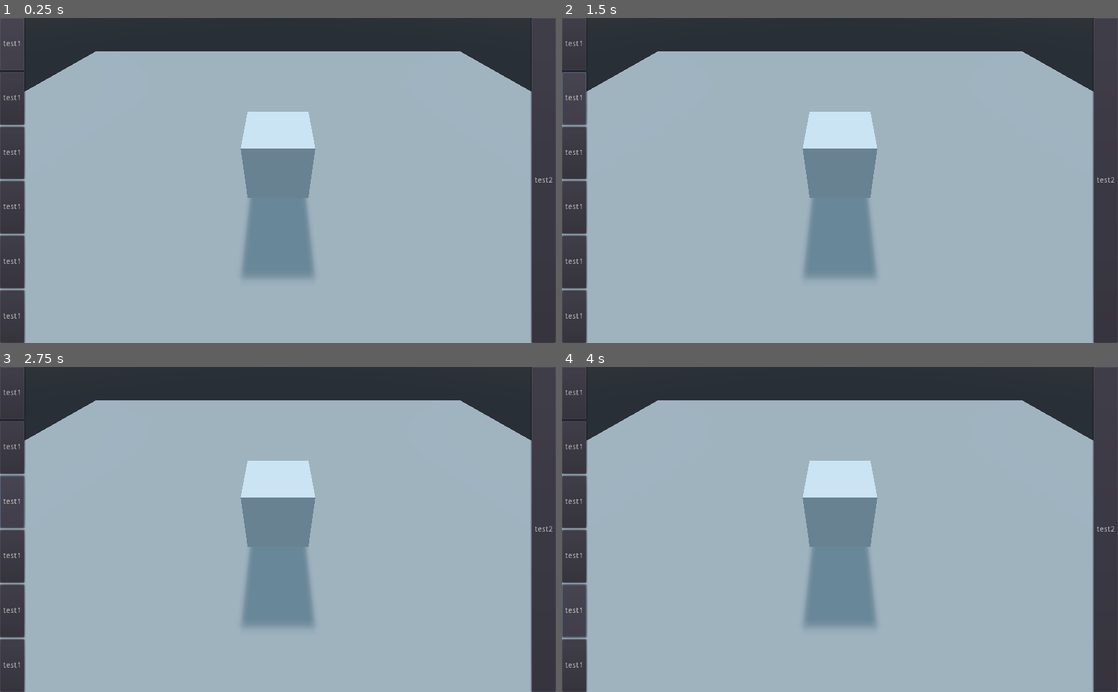
Above: before the commit, frames 1-4 (two rows, left to right).
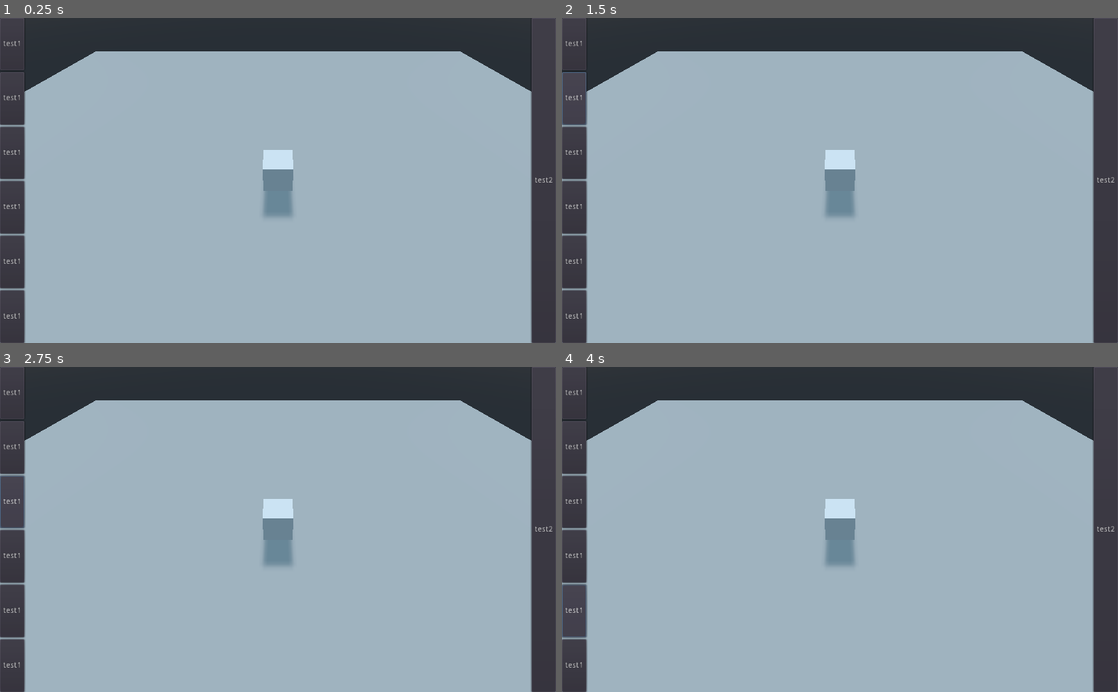
Above: after the commit, the same moments.

Repository: ljhs-games/godoxel
Game: Godot game, scene res://Main.tscn
Same seed, same stepped clock (60 frames per second), same inputs: the game is played once before the commit and once after it.
Inputs:
- Up to frame 1 (0.25 s): no input
- Up to frame 2 (1.5 s): click "test1" at 0.5 s; click "test1" at 1.25 s
- Up to frame 3 (2.75 s): click "test1" at 2 s
- Up to frame 4 (4 s): click "test1" at 2.75 s; click "test1" at 3.5 s

The runs differ from the first frame. In frame 1, 5.4% of the frame differs, in the area x 5-95%, y 12-81%; in frame 2, 5.4%; in frame 3, 5.4%; in frame 4, 5.4%.

Commit message:
Fixes #3

Diff:
--- a/src/Main.tscn
+++ b/src/Main.tscn
@@ -71,6 +71,7 @@
 size = Vector2( 30, 30 )
 
 [sub_resource type="CubeMesh" id=4]
+size = Vector3( 1, 1, 1 )
 
 [sub_resource type="SpatialMaterial" id=5]
 
@@ -81,6 +82,8 @@
 [node name="HSplitContainer" type="HSplitContainer" parent="GUI"]
 anchor_right = 1.0
 anchor_bottom = 1.0
+size_flags_horizontal = 3
+size_flags_vertical = 3
 
 [node name="Buttons" type="VBoxContainer" parent="GUI/HSplitContainer"]
 margin_right = 45.0
@@ -160,7 +163,7 @@
 script = ExtResource( 3 )
 
 [node name="FadingPlane" type="MeshInstance" parent="."]
-transform = Transform( 1, 0, 0, 0, -4.37114e-08, 1, 0, -1, -4.37114e-08, 0, 0, 0 )
+transform = Transform( 1, 0, 0, 0, -4.37114e-08, 1, 0, -1, -4.37114e-08, 0, -0.001, 0 )
 mesh = SubResource( 3 )
 material/0 = null
 script = ExtResource( 4 )
@@ -169,7 +172,7 @@
 [node name="FadeTween" type="Tween" parent="FadingPlane"]
 
 [node name="Cube" type="MeshInstance" parent="."]
-transform = Transform( 1, 0, 0, 0, 1, 0, 0, 0, 1, 0, 1.2026, 0 )
+transform = Transform( 1, 0, 0, 0, 1, 0, 0, 0, 1, 0, 0.5, 0 )
 mesh = SubResource( 4 )
 material/0 = SubResource( 5 )
 
--- a/src/camera/StateRotateAbout.gd
+++ b/src/camera/StateRotateAbout.gd
@@ -3,7 +3,8 @@
 const camera_controller_type = preload("res://camera/CameraController.gd")
 
 func into():
-	Input.set_default_cursor_shape(Input.CURSOR_IBEAM)
+	pass
+#	Input.set_default_cursor_shape(Input.CURSOR_IBEAM)
 
 func process_input(context: camera_controller_type, event: InputEvent):
 	if event is InputEventMouseMotion:
--- a/src/camera/StateScroll.gd
+++ b/src/camera/StateScroll.gd
@@ -4,7 +4,7 @@
 
 func into():
 	Input.set_mouse_mode(Input.MOUSE_MODE_VISIBLE)
-	Input.set_default_cursor_shape(Input.CURSOR_DRAG)
+#	Input.set_default_cursor_shape(Input.CURSOR_DRAG)
 
 func process_input(context: camera_controller_type, event: InputEvent):
 	if event.is_action_pressed("g_zoom_in"):
